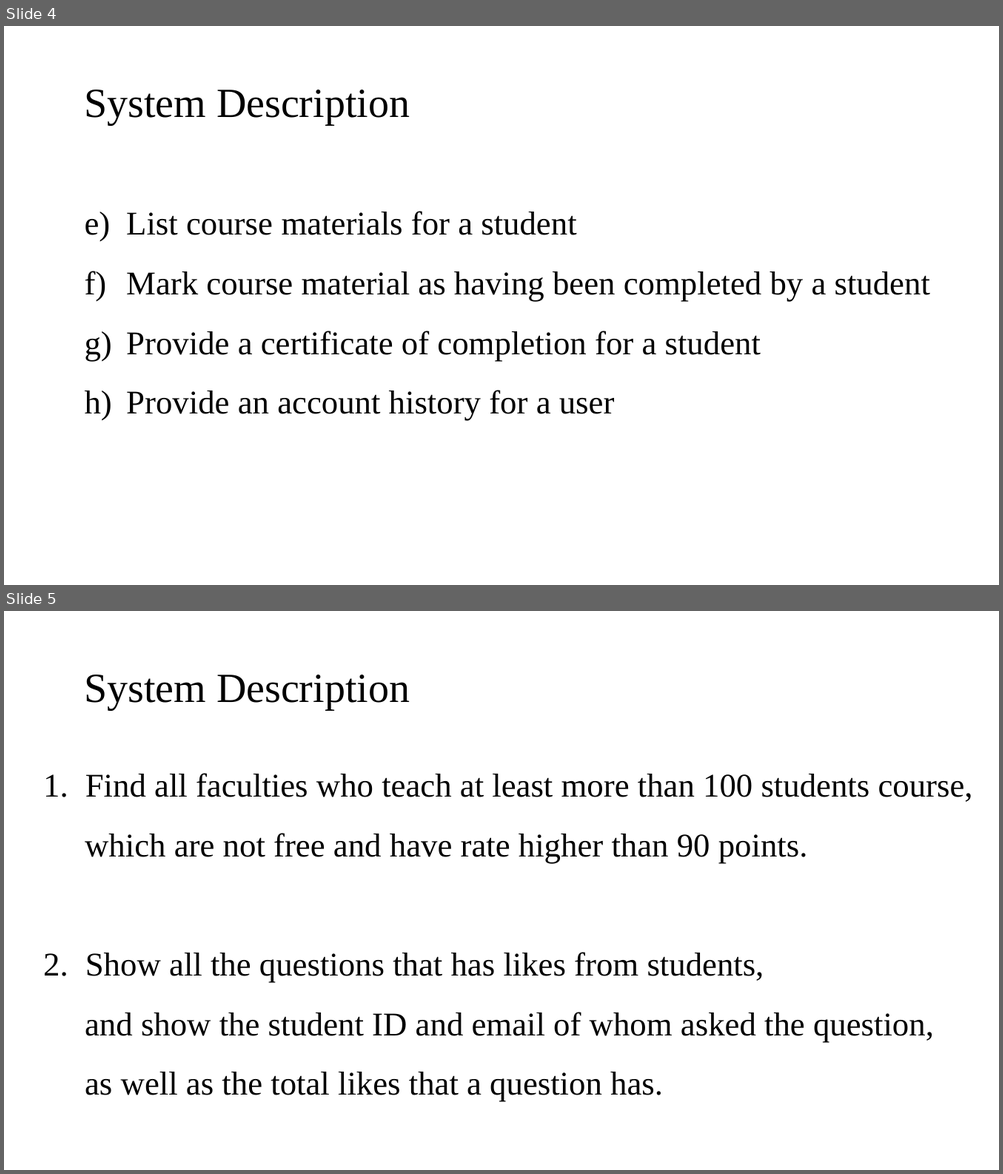
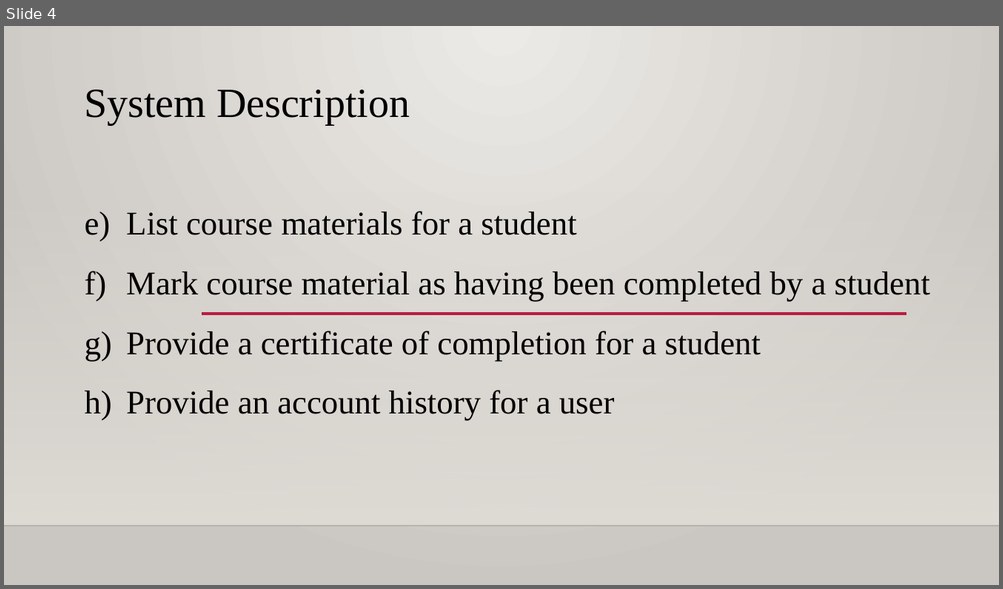
Before and after one commit to ljy95135/DB-Project-10, a slide deck: data/presentation.pptx. Shown one above the other, each under a label of ours: slides 4 and 5 before the commit, slide 4 after it. The pictures are 1003x1174 and 1003x589 pixels, drawn with LibreOffice and Linux fonts; fonts in the diff are those of the drawing; background and template pictures are left out. Boxes give left, top, right and bottom in pixels: in the first picture for what was removed or moved away, otherwise in the second. Text is boxed around its words. In the diff, an @@ line names an element or a change of style, - is before the commit and + after.

```diff
--- a/data/presentation.pptx
+++ b/data/presentation.pptx
@@ slide 5 removed at (x1=4, y1=611, x2=999, y2=1170), background #FFFFFF @@
@@ text removed at (x1=85, y1=675, x2=410, y2=709) @@
-System Description
@@ text removed at (x1=85, y1=773, x2=973, y2=1102) @@
-1. Find all faculties who teach at least more than 100 students course,
-which are not free and have rate higher than 90 points.
-2. Show all the questions that has likes from students,
-and show the student ID and email of whom asked the question,
-as well as the total likes that a question has.
@@ slide 4 changed as well @@
@@ background #FFFFFF to gradient #ECEAE7 to #CAC7C1 @@
@@ rectangle added at (x1=4, y1=191, x2=999, y2=526), fill gradient #DFDBD5 @@
@@ line added from (201, 314) to (906, 314), #B71E42 2.5 pt @@
@@ line added from (4, 526) to (999, 526), #000001 1 pt @@
```
Also in this commit, not shown: 6 other slides changed, 2 slides added, 3 other slides removed, 4 other files.
